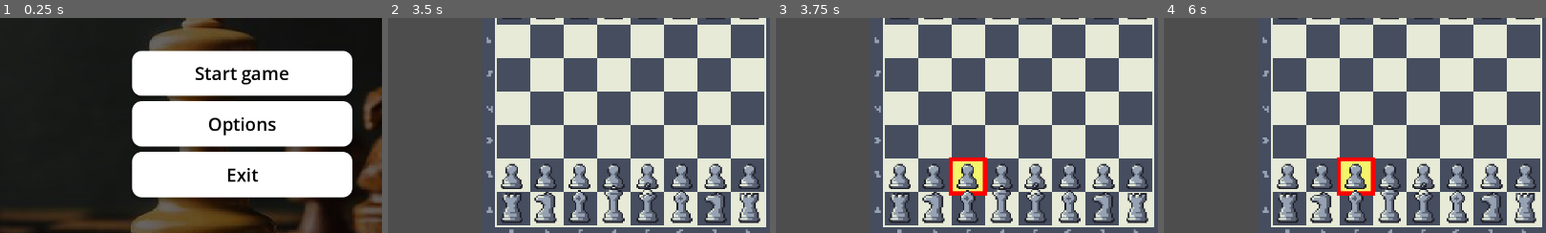
Above: before the commit, frames 1-4 (left to right).
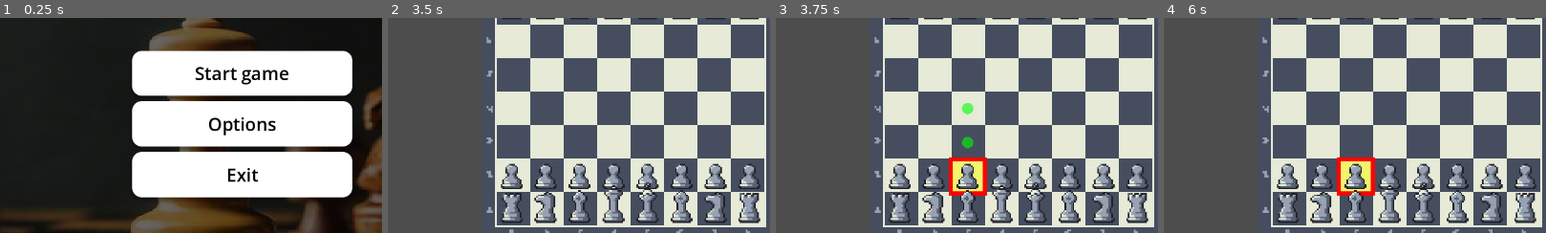
Above: after the commit, the same moments.

Repository: Ataik7/ajedrez
Game: Godot game, scene res://Scenes/main_menu.tscn
Same seed, same stepped clock (60 frames per second), same inputs: the game is played once before the commit and once after it.
Inputs (mouse positions are % of the whole screen's width and height, from its top left):
- Up to frame 1 (0.25 s): no input
- Up to frame 2 (3.5 s): click "Start game" at 0.5 s; tap Enter at 1.25, 2.75 s; move the mouse to (72, 45) at 1.27 s; click (72, 45) at 1.42 s; tap Space at 2 s; move the mouse to (30, 55) at 2.02 s; click (30, 55) at 2.17 s; move the mouse to (60, 28) at 2.77 s; click (60, 28) at 2.92 s
- Up to frame 3 (3.75 s): tap Space at 3.5 s; move the mouse to (45, 70) at 3.52 s; click (45, 70) at 3.67 s
- Up to frame 4 (6 s): tap Enter at 4.25 s; move the mouse to (80, 65) at 4.27 s; click (80, 65) at 4.42 s; tap Space at 5 s; move the mouse to (20, 35) at 5.02 s; click (20, 35) at 5.17 s; move the mouse to (55, 50) at 5.77 s; click (55, 50) at 5.92 s
The pictures show only the part of the screen within x 18-68%, y 33-83%; the shares and areas given below are measured in that part.

Frames 1-2 are identical in both runs. In frame 3, 0.3% of the frame differs, in the area x 48-52%, y 39-61%; in frame 4, nothing differs.

Commit message:
Feat: Añadir ayudas visuales (puntos verdes) para mostrar movimientos válidos

Diff:
--- a/ajedrez/Scripts/controllers/chess_board.gd
+++ b/ajedrez/Scripts/controllers/chess_board.gd
@@ -4,8 +4,6 @@
 ## CONFIGURACIÓN
 ## -----------------------------
 
-# YA NO USAMOS @EXPORT PORQUE NO TE SALE.
-# Lo vamos a buscar automáticamente en el _ready
 var game_ui: Node2D
 
 @onready var marker_init: Marker2D = $MarkerInit
@@ -46,6 +44,7 @@
 ## -----------------------------
 var board: Array = []
 var debug_rect: Rect2
+var visual_moves: Array = [] # Lista para guardar dónde pintar los puntos verdes
 
 ## -----------------------------
 ## READY
@@ -55,15 +54,18 @@
 	GameState.reset_game()
 
 	# --- BÚSQUEDA AUTOMÁTICA DE LA UI ---
-	# Esto busca en todo el juego un nodo llamado "GameUI"
-	game_ui = get_tree().root.find_child("GameUI", true, false)
+	# Intentamos buscar al hijo directo primero
+	if has_node("GameUI"):
+		game_ui = $GameUI
+	else:
+		# Si no, buscamos en todo el árbol (Plan B)
+		game_ui = find_child("GameUI", true, false)
 
 	if game_ui:
-		print("✅ CONEXIÓN EXITOSA: He encontrado la UI automáticamente.")
+		print("✅ CONEXIÓN EXITOSA: UI encontrada.")
 		game_ui.update_turn_text(true)
 	else:
-		print("❌ ERROR CRÍTICO: No encuentro ningún nodo llamado 'GameUI'.")
-		print("Asegúrate de que tu nodo CanvasLayer se llame exactamente 'GameUI'.")
+		print("⚠️ AVISO: No encuentro el nodo 'GameUI'. Asegúrate de que se llame así.")
 	# ------------------------------------
 
 	# Configuración inicial del tablero
@@ -123,25 +125,26 @@
 
 		GameState.selected_piece = Vector2(grid_x, grid_y)
 		actualizar_debug(grid_x, visual_row, size_x, size_y)
+
+		# ¡Calculamos las pistas visuales aquí!
+		calcular_pistas_movimiento(grid_x, grid_y)
+		return
+
+	# --- CAMBIAR SELECCIÓN (Si clicas otra pieza tuya) ---
+	var es_tu_pieza = (GameState.is_white_turn and pieza_clicada > 0) or (not GameState.is_white_turn and pieza_clicada < 0)
+	if es_tu_pieza:
+		GameState.selected_piece = Vector2(grid_x, grid_y)
+		actualizar_debug(grid_x, visual_row, size_x, size_y)
+		calcular_pistas_movimiento(grid_x, grid_y)
 		return
 
 	# --- MOVER ---
-	if GameState.is_white_turn:
-		if pieza_clicada > 0:
-			GameState.selected_piece = Vector2(grid_x, grid_y)
-			actualizar_debug(grid_x, visual_row, size_x, size_y)
-			return
-	else:
-		if pieza_clicada < 0:
-			GameState.selected_piece = Vector2(grid_x, grid_y)
-			actualizar_debug(grid_x, visual_row, size_x, size_y)
-			return
-
-	# Validar movimiento
 	var es_legal = MoveCalculator.es_movimiento_valido(board, GameState.selected_piece, Vector2(grid_x, grid_y), GameState)
 
 	if not es_legal:
 		if game_ui: game_ui.show_message("🚫 Movimiento ilegal")
+		visual_moves.clear() # Limpiamos pistas si fallas
+		queue_redraw()
 		return
 
 	var pos_origen = GameState.selected_piece
@@ -168,7 +171,13 @@
 		board[pos_origen.y][pos_origen.x] = pieza_mover
 		board[pos_destino.y][pos_destino.x] = pieza_comida if not captura_al_paso else 0
 		if captura_al_paso: board[pos_origen.y][pos_destino.x] = pieza_comida
-		return
+		visual_moves.clear() # Limpiamos pistas si fallas
+		queue_redraw()
+		return
+
+	# --- EXITO: Limpiamos las pistas visuales ---
+	visual_moves.clear()
+	# ------------------------------------------
 
 	# --- PROMOCIÓN AUTOMÁTICA ---
 	if abs(pieza_mover) == 1:
@@ -187,10 +196,14 @@
 		board[rook_y][rook_x_destino] = torre
 		board[rook_y][rook_x_origen] = 0
 
-	if pieza_comida != 0:
-		if SFXPlayer: SFXPlayer.play_capture()
-	else:
-		if SFXPlayer: SFXPlayer.play_move()
+	# --- SONIDOS PROTEGIDOS ---
+	if get_tree().root.has_node("SFXPlayer"):
+		var sfx = get_tree().root.get_node("SFXPlayer")
+		if pieza_comida != 0:
+			if sfx.has_method("play_capture"): sfx.play_capture()
+		else:
+			if sfx.has_method("play_move"): sfx.play_move()
+	# --------------------------
 
 	GameState.update_castling_flags(Vector2i(pos_origen), pieza_mover)
 	update_en_passant(Vector2i(pos_origen), Vector2i(pos_destino), pieza_mover)
@@ -216,7 +229,7 @@
 		execute_ai_turn()
 
 func execute_ai_turn() -> void:
-	if game_ui: game_ui.show_message("🤖 IA Pensando...")
+	# if game_ui: game_ui.show_message("🤖 IA Pensando...") # Comentado para no tapar el turno
 
 	await get_tree().create_timer(ai_move_delay).timeout
 	if not AIPlayer:
@@ -260,10 +273,14 @@
 		board[rook_y][rook_x_destino] = torre
 		board[rook_y][rook_x_origen] = 0
 
-	if pieza_comida != 0:
-		if SFXPlayer: SFXPlayer.play_capture()
-	else:
-		if SFXPlayer: SFXPlayer.play_move()
+	# --- SONIDOS PROTEGIDOS ---
+	if get_tree().root.has_node("SFXPlayer"):
+		var sfx = get_tree().root.get_node("SFXPlayer")
+		if pieza_comida != 0:
+			if sfx.has_method("play_capture"): sfx.play_capture()
+		else:
+			if sfx.has_method("play_move"): sfx.play_move()
+	# --------------------------
 
 	GameState.update_castling_flags(Vector2i(pos_origen), pieza_mover)
 	update_en_passant(Vector2i(pos_origen), Vector2i(pos_destino), pieza_mover)
@@ -290,7 +307,6 @@
 			if game_ui: game_ui.show_message("⚠️ ¡JAQUE!")
 		else:
 			var winner = "Ganan NEGRAS" if turno_blancas else "Ganan BLANCAS"
-			# --- GAME OVER UI ---
 			if game_ui:
 				game_ui.show_game_over("👑 ¡JAQUE MATE!\n" + winner)
 
@@ -298,7 +314,6 @@
 			set_process(false)
 	else:
 		if not tiene_salida:
-			# --- GAME OVER UI ---
 			if game_ui:
 				game_ui.show_game_over("🤝 REY AHOGADO\nEmpate")
 
@@ -315,6 +330,9 @@
 	else:
 		GameState.en_passant_target = Vector2i(-1, -1)
 
+## -----------------------------
+## VISUALES Y DEBUG
+## -----------------------------
 func actualizar_debug(gx, visual_r, sx, sy) -> void:
 	var min_x = marker_init.position.x
 	var min_y = marker_init.position.y
@@ -323,10 +341,52 @@
 	debug_rect = Rect2(draw_x, draw_y, sx, sy)
 	queue_redraw()
 
+func calcular_pistas_movimiento(grid_x: int, grid_y: int) -> void:
+	visual_moves.clear()
+	var origen = Vector2(grid_x, grid_y)
+
+	for y in range(BOARD_SIZE):
+		for x in range(BOARD_SIZE):
+			var destino = Vector2(x, y)
+
+			if MoveCalculator.es_movimiento_valido(board, origen, destino, GameState):
+				# Simulación rápida para ver si es suicida (Jaque)
+				var pieza_mover = board[grid_y][grid_x]
+				var pieza_comer = board[y][x]
+
+				board[y][x] = pieza_mover
+				board[grid_y][grid_x] = 0
+				var deja_rey_en_jaque = MoveCalculator.esta_en_jaque(board, GameState.is_white_turn)
+				board[grid_y][grid_x] = pieza_mover
+				board[y][x] = pieza_comer
+
+				if not deja_rey_en_jaque:
+					visual_moves.append(Vector2(x, y))
+
+	queue_redraw() # Pinta los puntos
+
 func _draw() -> void:
+	# 1. Debug (cuadrado rojo de selección)
 	if debug_rect.size.x > 0:
 		draw_rect(debug_rect, Color(1, 1, 0, 0.5), true)
 		draw_rect(debug_rect, Color(1, 0, 0, 1), false, 2.0)
+
+	# 2. Puntos Verdes de Movimiento
+	var ancho_total = marker_fin.position.x - marker_init.position.x
+	var alto_total = marker_fin.position.y - marker_init.position.y
+	var size_x = ancho_total / BOARD_SIZE
+	var size_y = alto_total / BOARD_SIZE
+	var radio = size_x / 6.0 # Tamaño del punto
+
+	for move in visual_moves:
+		var grid_x = move.x
+		var visual_row = (BOARD_SIZE - 1) - move.y
+
+		var draw_x = marker_init.position.x + (grid_x * size_x) + (size_x / 2)
+		var draw_y = marker_init.position.y + (visual_row * size_y) + (size_y / 2)
+
+		# Círculo verde semitransparente
+		draw_circle(Vector2(draw_x, draw_y), radio, Color(0, 1, 0, 0.6))
 
 func display_board() -> void:
 	for child in pieces.get_children():
